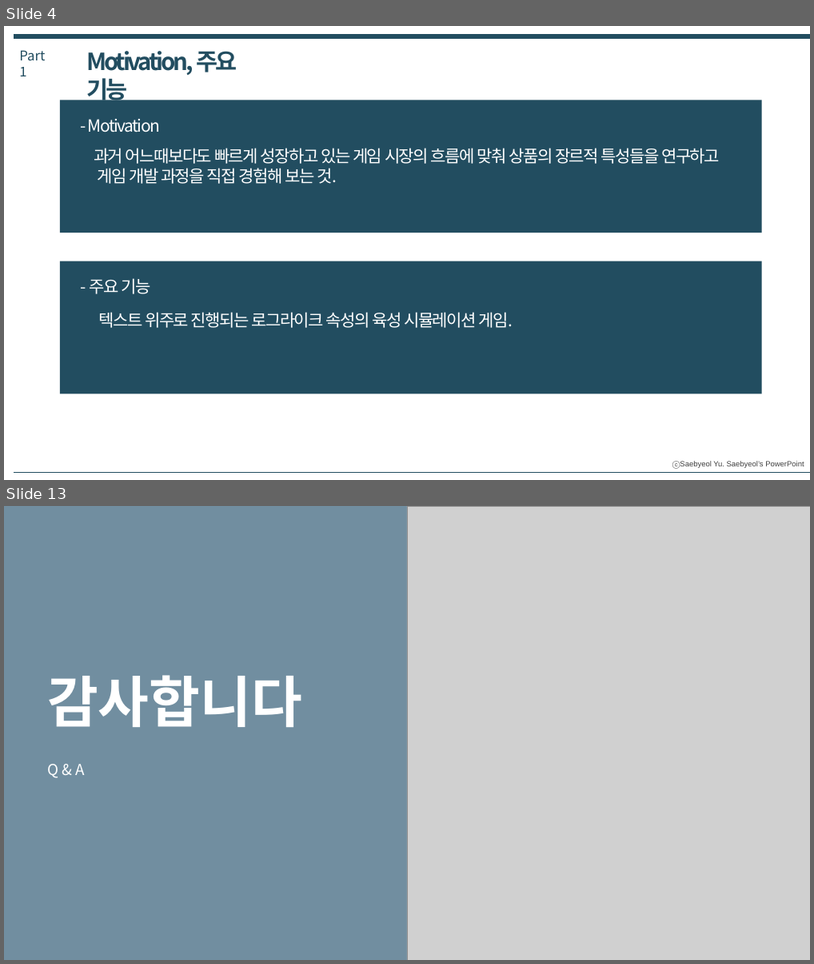
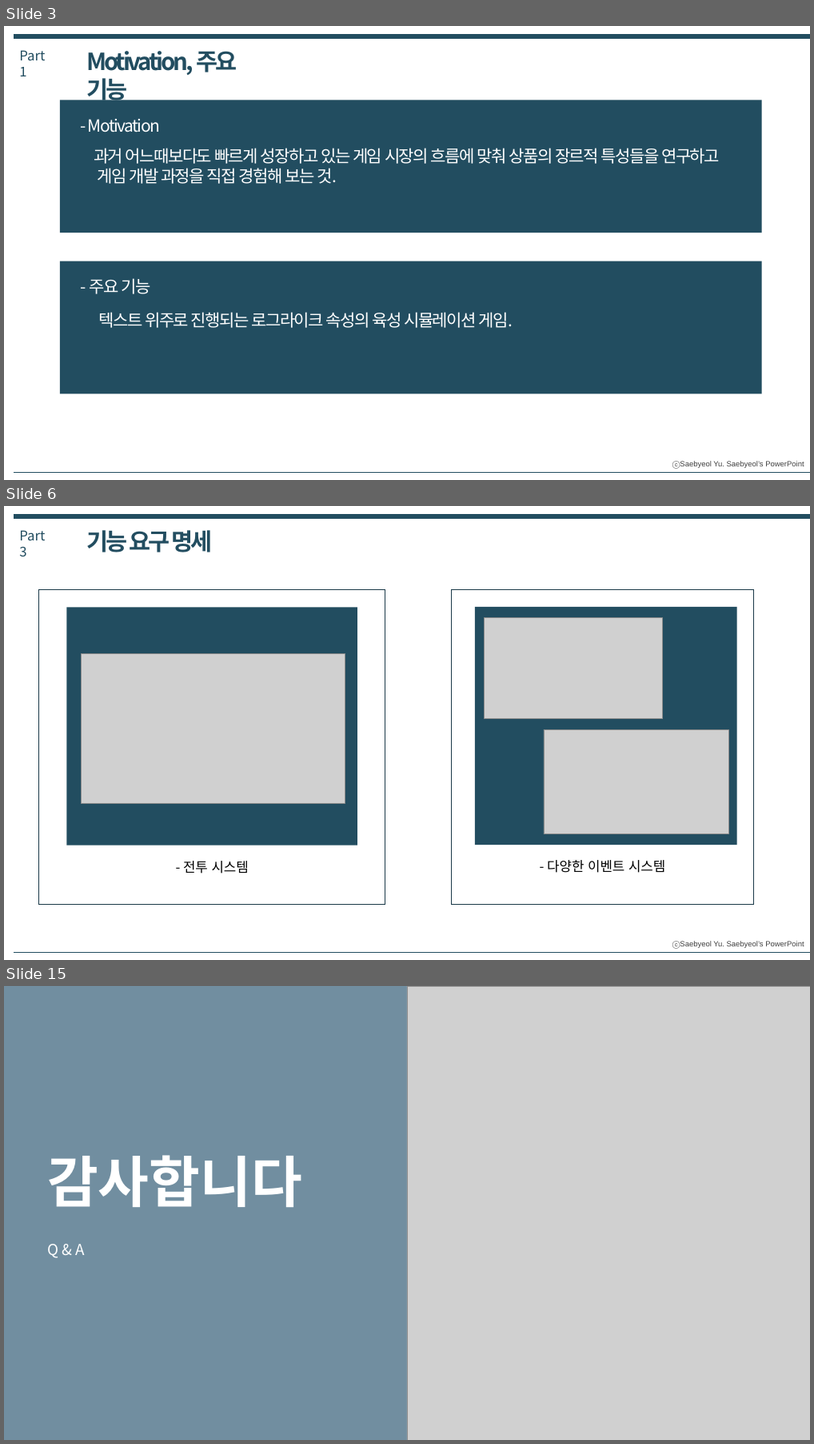
Before and after one commit to IdfKLeh/capstone, a slide deck: for_school/[4팀] 최종발표.pptx. Shown one above the other, each under a label of ours: slides 4 and 13 before the commit, slides 3, 6 and 15 after it; the slides between them are not shown. The pictures are 814x964 and 814x1444 pixels, drawn with LibreOffice and Linux fonts; fonts in the diff are those of the drawing; grey boxes stand for pictures. Boxes give left, top, right and bottom in pixels: in the first picture for what was removed or moved away, otherwise in the second. Text is boxed around its words. In the diff, an @@ line names an element or a change of style, - is before the commit and + after.

```diff
--- a/for_school/[4팀] 최종발표.pptx
+++ b/for_school/[4팀] 최종발표.pptx
@@ slide 6 added at [4,506,810,960], background #FFFFFF; not listed: 1 template element that a slide beside it also shows @@
@@ line added from (14, 517) to (810, 517), #224D60 6 pt @@
@@ text added at [19,530,45,557], 16 pt, text #224D60 @@
+Part 3
@@ text added at [87,530,212,552], 28 pt, text #224D60, bold @@
+기능 요구 명세
@@ rectangle added at [39,590,385,904], outline #193947 1 pt @@
@@ rectangle added at [451,590,754,904], outline #193947 1 pt @@
@@ rectangle added at [67,607,358,844], fill #224D60 @@
@@ rectangle added at [475,607,738,844], fill #224D60 @@
@@ picture added at [484,618,662,718] @@
@@ picture added at [81,654,345,803] @@
@@ picture added at [544,729,730,834] @@
@@ text added at [183,860,249,873], 16 pt, text #000000 @@
+- 전투 시스템
@@ text added at [547,860,666,872], 16 pt, text #000000 @@
+- 다양한 이벤트 시스템
@@ line added from (14, 952) to (810, 952), #224D60 0.25 pt @@
@@ what was slide 4 is now slide 3 @@
@@ what was slide 13 is now slide 15 @@
```
Also in this commit, not shown: 2 slides changed, 9 other slides added, 8 slides removed.
